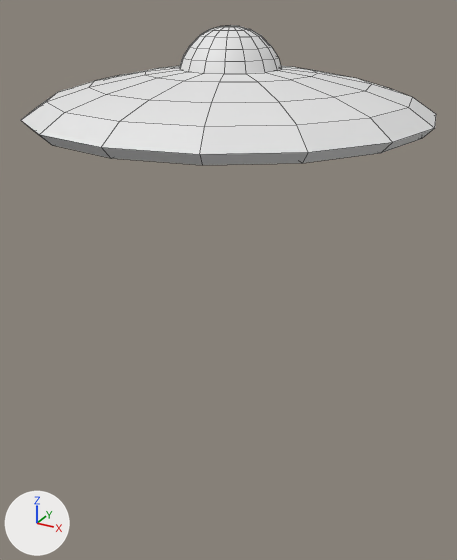
An edit to the Blender file blender/ufo.blend, drawn before and after from the same camera.
The view is the same before and after, from a 50 mm lens placed at (3.1, -5.68, 1.09), pointed at (-0.07, 0.09, -1.79). Lighting does not change. The marker at lower left points along +X, +Y and +Z. Mesh edges are drawn as thin lines.

The scene before the commit, as lines of its bpy script (objects in view):
```python
me_cube_001 = bpy.data.meshes.new('Cube.001')
me_cube_001.from_pydata(...)  # 128 vertices, 112 faces; spans x -2.0..2.0, y -2.0..2.0, z 0.0..0.5
me_cube_003 = bpy.data.meshes.new('Cube.003')
me_cube_003.from_pydata(...)  # 112 vertices, 96 faces; spans x -0.5..0.5, y -0.5..0.5, z 0.0..0.388
me_cube_003.polygons.foreach_set('use_smooth', [True] * 96)
ob_ufo_body = bpy.data.objects.new('ufo_body', me_cube_001)
ob_ufo_body.location = (0.0, 0.0, 0.0)
ob_ufo_cupola = bpy.data.objects.new('ufo_cupola', me_cube_003)
ob_ufo_cupola.location = (0.0, 0.0, 0.5)
```
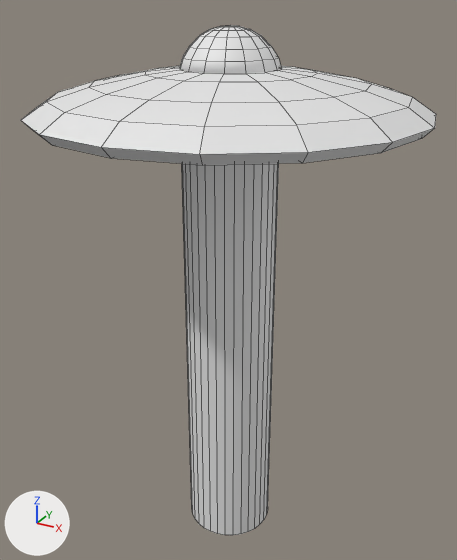
Edits to the bpy script that builds the scene:
```text
Add me_cylinder:
    me_cylinder.from_pydata(...)  # a 32-sided cylinder along z spanning x -0.5..0.5, y -0.5..0.5, z -5.0..0.0
Add ob_beam:
    ob_beam = bpy.data.objects.new('beam', me_cylinder)
    ob_beam.location = (0.0, 0.0, 0.0)
```

Location of each change, (x1, y1, x2, y2) in pixels of the pictures (457 x 560 px):
'beam', added
    after: (182, 163, 279, 535)
